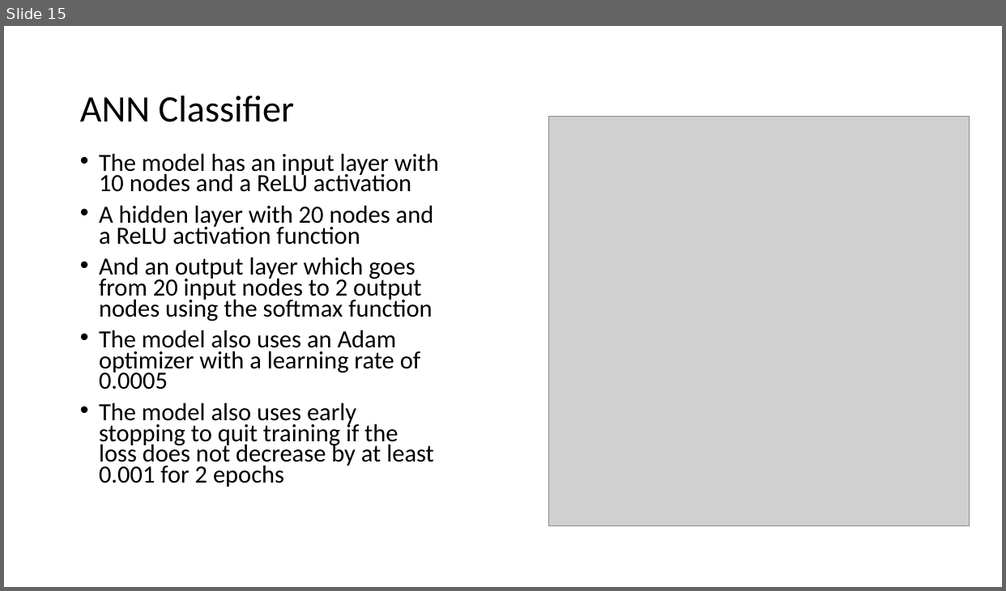
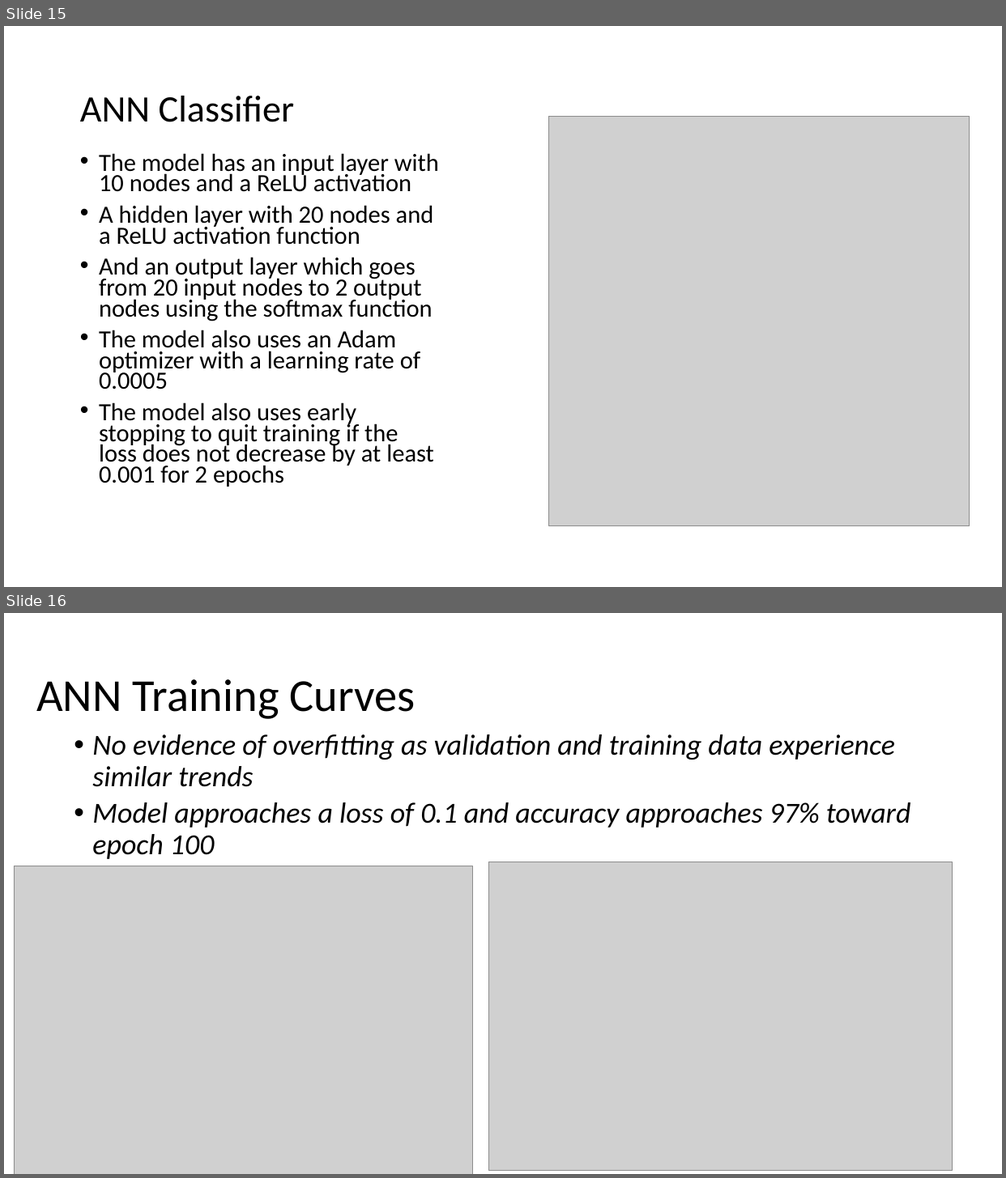
Before and after one commit to bjarreau/ML4MI, a slide deck: Project (1).pptx. Shown one above the other, each under a label of ours: slide 15 before the commit, slides 15 and 16 after it. The pictures are 1006x591 and 1006x1178 pixels, drawn with LibreOffice and Linux fonts; fonts in the diff are those of the drawing; grey boxes stand for pictures. Boxes give left, top, right and bottom in pixels: in the first picture for what was removed or moved away, otherwise in the second. Text is boxed around its words. In the diff, an @@ line names an element or a change of style, - is before the commit and + after.

```diff
--- a/Project (1).pptx
+++ b/Project (1).pptx
@@ slide 16 added at (4,613,1002,1174), background #FFFFFF @@
@@ title added at (36,679,415,719), 44 pt, text #000000 @@
+ANN Training Curves
@@ text added at (92,735,911,859), 28 pt, text #000000, italic @@
+  • No evidence of overfitting as validation and training data experience similar trends
+  • Model approaches a loss of 0.1 and accuracy approaches 97% toward epoch 100
@@ picture added at (14,866,473,1174) @@
@@ picture added at (488,862,952,1171) @@
```
Also in this commit, not shown: 5 slides changed, 5 other files.
